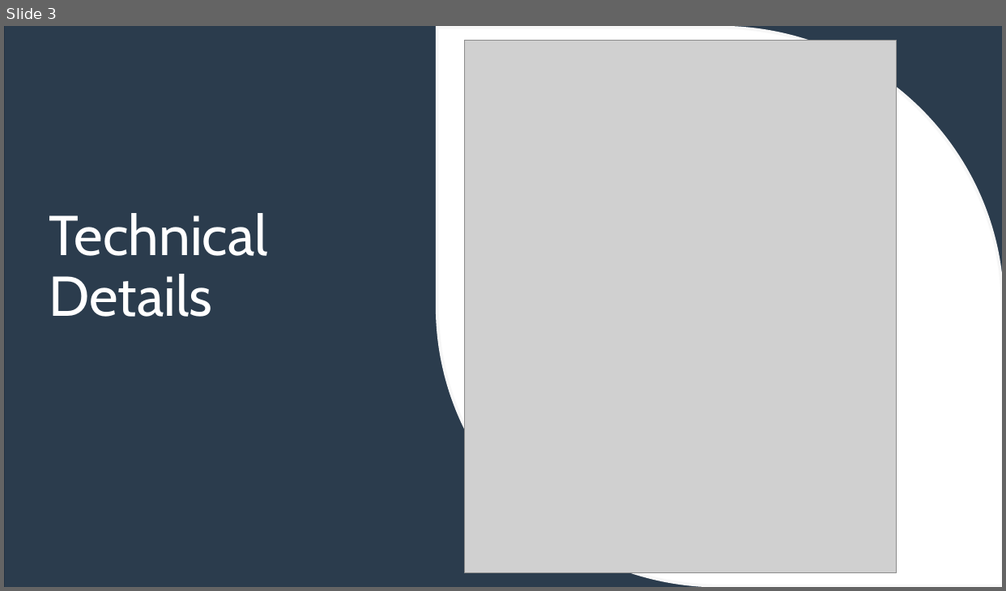
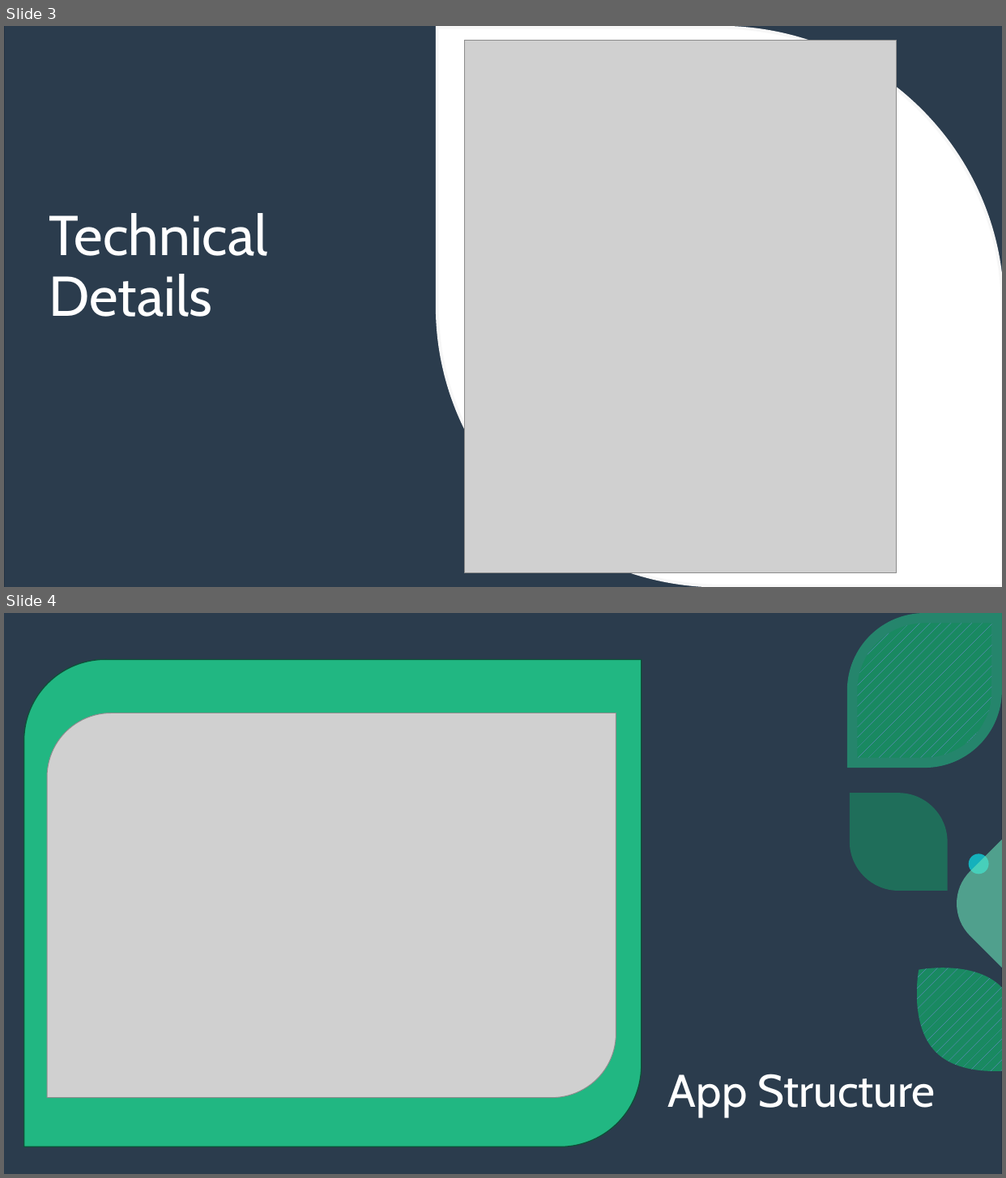
Before and after one commit to colemane5/MovieTicketing, a slide deck: CIS560PresFinal.pptx. Shown one above the other, each under a label of ours: slide 3 before the commit, slides 3 and 4 after it. The pictures are 1006x591 and 1006x1178 pixels, drawn with LibreOffice and Linux fonts; fonts in the diff are those of the drawing; grey boxes stand for pictures; background and template pictures are left out. Boxes give left, top, right and bottom in pixels: in the first picture for what was removed or moved away, otherwise in the second. Text is boxed around its words. In the diff, an @@ line names an element or a change of style, - is before the commit and + after.

```diff
--- a/CIS560PresFinal.pptx
+++ b/CIS560PresFinal.pptx
@@ slide 4 added at <box>4,613,1002,1174</box>, background picture (left out) @@
@@ rectangle added at <box>4,613,1002,1174</box>, fill #435D77 at 40% opacity @@
@@ group added at <box>848,613,1002,1071</box>: 5 freeform shapes, 1 ellipse @@
@@ round diag rect added at <box>24,659,641,1147</box>, fill #21B782, outline #0E5039 1 pt @@
@@ picture added at <box>47,713,616,1098</box> @@
@@ title added at <box>668,1074,936,1118</box>, 44 pt, text #FFFFFF @@
+App Structure
```
Also in this commit, not shown: 3 slides changed.
